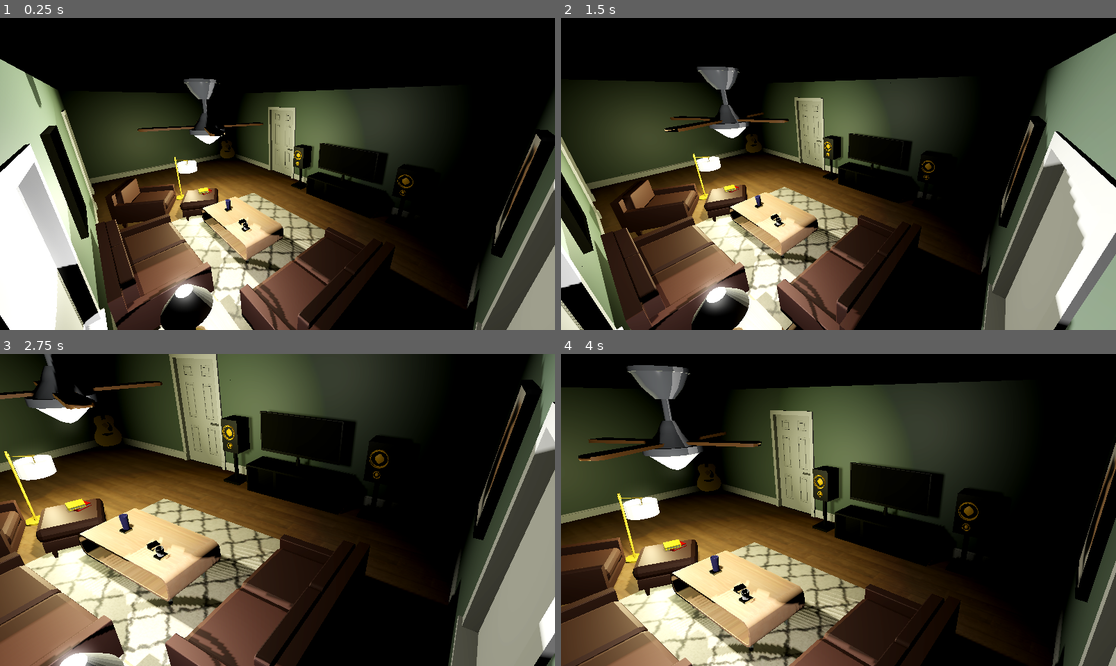
Above: before the commit, frames 1-4 (two rows, left to right).
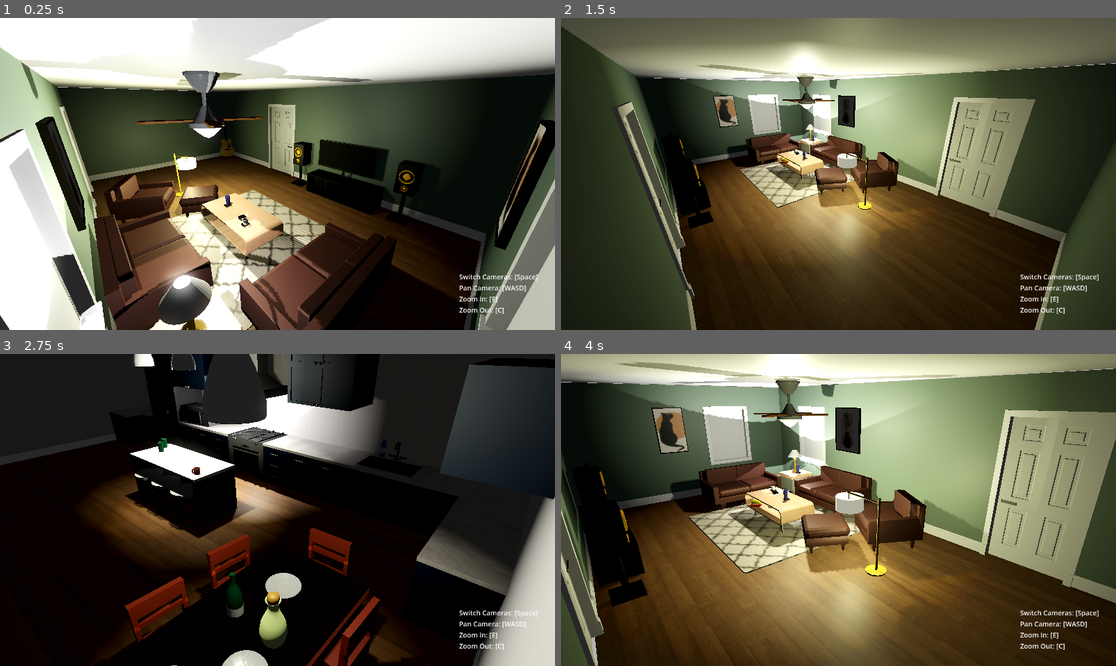
Above: after the commit, the same moments.

Repository: tvstaticghost/CritterJam
Game: Godot game, scene res://Scenes/world.tscn
Two runs of this game, one before a commit and one after it. Both use one fixed random seed, a clock stepped at 60 frames per second and the inputs below.
Inputs (mouse positions are in pixels of both pictures, inside the frame that each line leads up to):
- Up to frame 1 (0.25 s): no input
- Up to frame 2 (1.5 s): tap Enter at 0.5 s; move the mouse to (960, 158) at 0.52 s; hold Right (right) 0.53-1.28 s; tap Space (switch_camera, bound only after the commit) at 0.6 s; move the mouse to (727, 189) at 1.27 s; hold Down (down) from 1.28 s (still down); click (727, 189) at 1.35 s
- Up to frame 3 (2.75 s): tap Space (switch_camera, bound only after the commit) at 1.55, 2.3 s; move the mouse to (333, 441) at 2.02 s; release Down (down) at 2.03 s; hold Right (right) from 2.03 s (still down); hold E (zoom_in) from 2.03 s (still down)
- Up to frame 4 (4 s): move the mouse to (810, 572) at 2.77 s; release Right (right) at 2.78 s; release E (zoom_in) at 2.78 s; hold Up (up) 2.78-3.53 s; tap C (zoom_out) at 2.85 s; tap Space (switch_camera, bound only after the commit) at 3.05, 3.6 s; move the mouse to (1005, 556) at 3.52 s; hold Left (left) from 3.53 s (still down)

The runs differ from the first frame. In frame 1, 42% of the frame differs, in the area x 0-100%, y 0-100%; in frame 2, 88%; in frame 3, 69%; in frame 4, 93%.

Commit message:
Added Kitchen scene to world scene, fixed lighting, imported livingroom roof, and added camera switching functionality

Diff:
--- a/Scenes/kitchen_level.tscn
+++ b/Scenes/kitchen_level.tscn
@@ -1,14 +1,5 @@
-[gd_scene load_steps=2 format=3 uid="uid://bpta7s1wf61js"]
+[gd_scene load_steps=2 format=3 uid="uid://byib4vlfxg6wu"]
 
 [ext_resource type="PackedScene" uid="uid://td2gs0x1viro" path="res://Meshes/KitchenLevel.glb" id="1_uaouu"]
 
-[node name="KitchenLevel" type="Node3D"]
-
-[node name="KitchenLevel" parent="." instance=ExtResource("1_uaouu")]
-
-[node name="OmniLight3D" type="OmniLight3D" parent="KitchenLevel/IslandLight2" index="0"]
-transform = Transform3D(3.28383, 0, 0, 0, 3.28383, 0, 0, 0, 3.28383, 0, -1.2112, 0)
-light_color = Color(1, 1, 0.933333, 1)
-shadow_enabled = true
-
-[editable path="KitchenLevel"]
+[node name="KitchenLevel" instance=ExtResource("1_uaouu")]
--- a/Scenes/world.tscn
+++ b/Scenes/world.tscn
@@ -1,7 +1,11 @@
-[gd_scene load_steps=6 format=3 uid="uid://cdjaciuhjxosu"]
+[gd_scene load_steps=10 format=3 uid="uid://cdjaciuhjxosu"]
 
+[ext_resource type="Script" uid="uid://8q2xtwo86aan" path="res://Scripts/world.gd" id="1_8j60k"]
 [ext_resource type="PackedScene" uid="uid://cdgsq8qu2j3o" path="res://Scenes/living_room_level.tscn" id="2_5a7ea"]
 [ext_resource type="PackedScene" uid="uid://cuj5ubafqrgl2" path="res://Scenes/main_camera.tscn" id="2_go701"]
+[ext_resource type="PackedScene" uid="uid://td2gs0x1viro" path="res://Meshes/KitchenLevel.glb" id="3_5a7ea"]
+[ext_resource type="PackedScene" uid="uid://dvmrq5bbiafvf" path="res://Meshes/CritterJam_LivingRoom_Roof.glb" id="4_fo5ed"]
+[ext_resource type="Script" uid="uid://drukxkl14va8g" path="res://Scripts/camera_switch_label.gd" id="6_5ukr8"]
 
 [sub_resource type="ProceduralSkyMaterial" id="ProceduralSkyMaterial_go701"]
 sky_horizon_color = Color(0.662243, 0.671743, 0.686743, 1)
@@ -12,16 +16,106 @@
 
 [sub_resource type="Environment" id="Environment_8j60k"]
 background_mode = 1
+background_color = Color(0.140447, 0.140447, 0.140447, 1)
 sky = SubResource("Sky_5a7ea")
 tonemap_mode = 2
 glow_enabled = true
 
 [node name="World" type="Node3D"]
+script = ExtResource("1_8j60k")
 
 [node name="WorldEnvironment" type="WorldEnvironment" parent="."]
 environment = SubResource("Environment_8j60k")
 
-[node name="MainCamera" parent="." instance=ExtResource("2_go701")]
+[node name="LivingRoomCam1" parent="." instance=ExtResource("2_go701")]
 transform = Transform3D(-0.681373, 0.250337, -0.687796, 0, 0.939693, 0.34202, 0.731937, 0.233043, -0.640281, -4.72153, 2.73981, -2.03959)
 
+[node name="LivingRoomCam2" parent="." instance=ExtResource("2_go701")]
+transform = Transform3D(0.507268, -0.294749, 0.809816, 0, 0.939693, 0.34202, -0.861789, -0.173496, 0.476676, 4.16235, 2.73981, 2.85566)
+
+[node name="KitchenCam1" parent="." instance=ExtResource("2_go701")]
+transform = Transform3D(0.787237, -0.210907, 0.579463, -1.86207e-08, 0.939693, 0.34202, -0.616651, -0.269251, 0.739761, 5.09212, 4.75746, 24.0534)
+
+[node name="KitchenCam2" parent="." instance=ExtResource("2_go701")]
+transform = Transform3D(-0.817145, -0.197151, 0.541669, -1.86207e-08, 0.939693, 0.34202, -0.576433, 0.27948, -0.767865, 5.07512, 4.75746, 7.02346)
+
 [node name="LivingRoomLevel" parent="." instance=ExtResource("2_5a7ea")]
+transform = Transform3D(1, 0, 0, 0, 1, 0, 0, 0, 1, 0, 0.0950317, 0)
+
+[node name="Book" parent="LivingRoomLevel/CritterJam_LivingRoom1/CoffeeTable" index="0"]
+transform = Transform3D(-0.755422, 0, -0.982049, 0, 1.23899, 0, 0.982049, 0, -0.755422, 0.49967, 0.0842674, 1.11789)
+
+[node name="Book_001" parent="LivingRoomLevel/CritterJam_LivingRoom1/CoffeeTable" index="1"]
+transform = Transform3D(1.19141, 0, -0.340029, 0, 1.23899, 0, 0.340029, 0, 1.19141, -0.201259, 0.134456, -1.15173)
+
+[node name="CollisionShape3D" parent="LivingRoomLevel/CritterJam_LivingRoom1/CoffeeTable/Book_001/Book" index="0"]
+transform = Transform3D(0.950646, 0, -0.310278, 0, 1, 0, 0.310278, 0, 0.950646, -1.02654, -0.172956, 1.32526)
+
+[node name="CritterJam_LivingRoom_Roof" parent="LivingRoomLevel" instance=ExtResource("4_fo5ed")]
+transform = Transform3D(1, 0, 0, 0, 1, 0, 0, 0, 1, 4.12341, 0, -1.72016)
+
+[node name="KitchenLevel" parent="." instance=ExtResource("3_5a7ea")]
+transform = Transform3D(1, 0, 0, 0, 1, 0, 0, 0, 1, 0, 0, 14.1202)
+
+[node name="OmniLight3D" type="OmniLight3D" parent="KitchenLevel/FumeHood" index="0"]
+transform = Transform3D(1.34748, 0, 0, 0, 6.67231, 0, 0, 0, 1.05878, 0.397687, -4.14017, 0)
+light_energy = 4.394
+shadow_enabled = true
+
+[node name="OmniLight3D" type="OmniLight3D" parent="KitchenLevel/IslandLight1" index="0"]
+transform = Transform3D(3.28383, 0, 0, 0, 3.28383, 0, 0, 0, 3.28383, 0, -1.82366, 0)
+light_color = Color(1, 1, 0.890196, 1)
+light_energy = 2.455
+light_indirect_energy = 2.293
+shadow_enabled = true
+
+[node name="OmniLight3D2" type="OmniLight3D" parent="KitchenLevel/IslandLight1" index="1"]
+transform = Transform3D(3.28383, 0, 0, 0, 3.28383, 0, 0, 0, 3.28383, 9.73157, -1.82366, -17.1064)
+light_color = Color(1, 1, 0.890196, 1)
+light_energy = 2.455
+light_indirect_energy = 2.293
+shadow_enabled = true
+
+[node name="OmniLight3D" type="OmniLight3D" parent="KitchenLevel/IslandLight2" index="0"]
+transform = Transform3D(3.28383, 0, 0, 0, 3.28383, 0, 0, 0, 3.28383, 0, -1.77531, 0)
+light_color = Color(1, 1, 0.901961, 1)
+light_energy = 2.067
+light_indirect_energy = 2.219
+light_size = 0.076
+shadow_enabled = true
+
+[node name="CanvasLayer" type="CanvasLayer" parent="."]
+
+[node name="Control" type="Control" parent="CanvasLayer"]
+layout_mode = 3
+anchors_preset = 15
+anchor_right = 1.0
+anchor_bottom = 1.0
+offset_right = 2.0
+offset_bottom = 3.0
+grow_horizontal = 2
+grow_vertical = 2
+metadata/_edit_use_anchors_ = true
+
+[node name="CameraSwitchLabel" type="Label" parent="CanvasLayer/Control"]
+layout_mode = 1
+anchors_preset = -1
+anchor_left = 0.998
+anchor_top = 0.991
+anchor_right = 1.0
+anchor_bottom = 0.991
+offset_left = -198.692
+offset_top = -117.141
+offset_right = -2.0
+offset_bottom = -0.141052
+grow_horizontal = 0
+grow_vertical = 0
+text = "Switch Cameras: [Space]
+Pan Camera: [WASD]
+Zoom In: [E]
+Zoom Out: [C]"
+script = ExtResource("6_5ukr8")
+
+[editable path="LivingRoomLevel"]
+[editable path="LivingRoomLevel/CritterJam_LivingRoom1"]
+[editable path="KitchenLevel"]
--- /dev/null
+++ b/Scripts/camera_switch_label.gd
@@ -0,0 +1,14 @@
+extends Label
+
+@export var base_font_size: int = 24
+@export var reference_resolution := Vector2(1920, 1080)
+
+func _ready():
+	update_font_size()
+	get_viewport().connect("size_changed", Callable(self, "update_font_size"))
+
+func update_font_size():
+	var screen_size = get_viewport().get_visible_rect().size
+	var scale_factor = screen_size.y / reference_resolution.y
+	var new_size = int(base_font_size * scale_factor)
+	add_theme_font_size_override("font_size", new_size)
--- /dev/null
+++ b/Scripts/world.gd
@@ -0,0 +1,35 @@
+extends Node3D
+
+@onready var kitchen_cam_1: Camera3D = $KitchenCam1
+@onready var kitchen_cam_2: Camera3D = $KitchenCam2
+@onready var livingroom_cam_1: Camera3D = $LivingRoomCam1
+@onready var livingroom_cam_2: Camera3D = $LivingRoomCam2
+
+var current_camera: Camera3D
+
+# Called when the node enters the scene tree for the first time.
+func _ready():
+	livingroom_cam_1.make_current()
+	current_camera = livingroom_cam_1
+
+func switch_cameras():
+	#Add a camera switch sound effect right here
+	match current_camera:
+		livingroom_cam_1:
+			livingroom_cam_2.make_current()
+			current_camera = livingroom_cam_2
+		livingroom_cam_2:
+			kitchen_cam_1.make_current()
+			current_camera = kitchen_cam_1
+		kitchen_cam_1:
+			kitchen_cam_2.make_current()
+			current_camera = kitchen_cam_2
+		kitchen_cam_2:
+			livingroom_cam_1.make_current()
+			current_camera = livingroom_cam_1
+	print(current_camera)
+
+# Called every frame. 'delta' is the elapsed time since the previous frame.
+func _process(delta):
+	if Input.is_action_just_pressed("switch_camera"):
+		switch_cameras()
--- a/project.godot
+++ b/project.godot
@@ -60,6 +60,11 @@
 "events": [Object(InputEventMouseButton,"resource_local_to_scene":false,"resource_name":"","device":-1,"window_id":0,"a …(253 unchanged characters)…
 ]
 }
+switch_camera={
+"deadzone": 0.2,
+"events": [Object(InputEventKey,"resource_local_to_scene":false,"resource_name":"","device":-1,"window_id":0,"alt_pressed":false,"shift_pressed":false,"ctrl_pressed":false,"meta_pressed":false,"pressed":false,"keycode":0,"physical_keycode":32,"key_label":0,"unicode":32,"location":0,"echo":false,"script":null)
+]
+}
 
 [rendering]
 
Binary file added: Meshes/CritterJam_LivingRoom_Roof.glb
Not shown, added: Meshes/CritterJam_LivingRoom_Roof.glb.import
Not shown, added: Scripts/camera_switch_label.gd.uid
Not shown, added: Scripts/world.gd.uid
